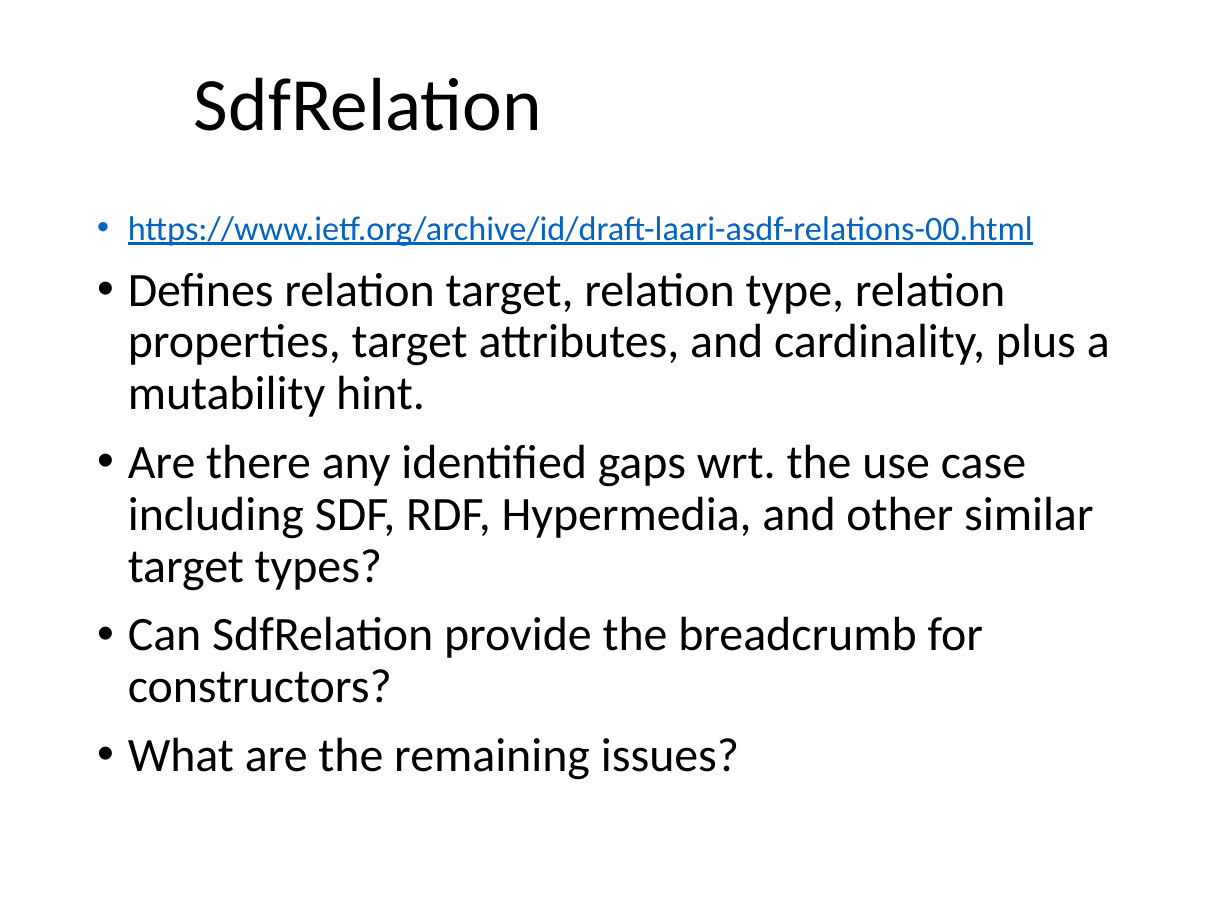
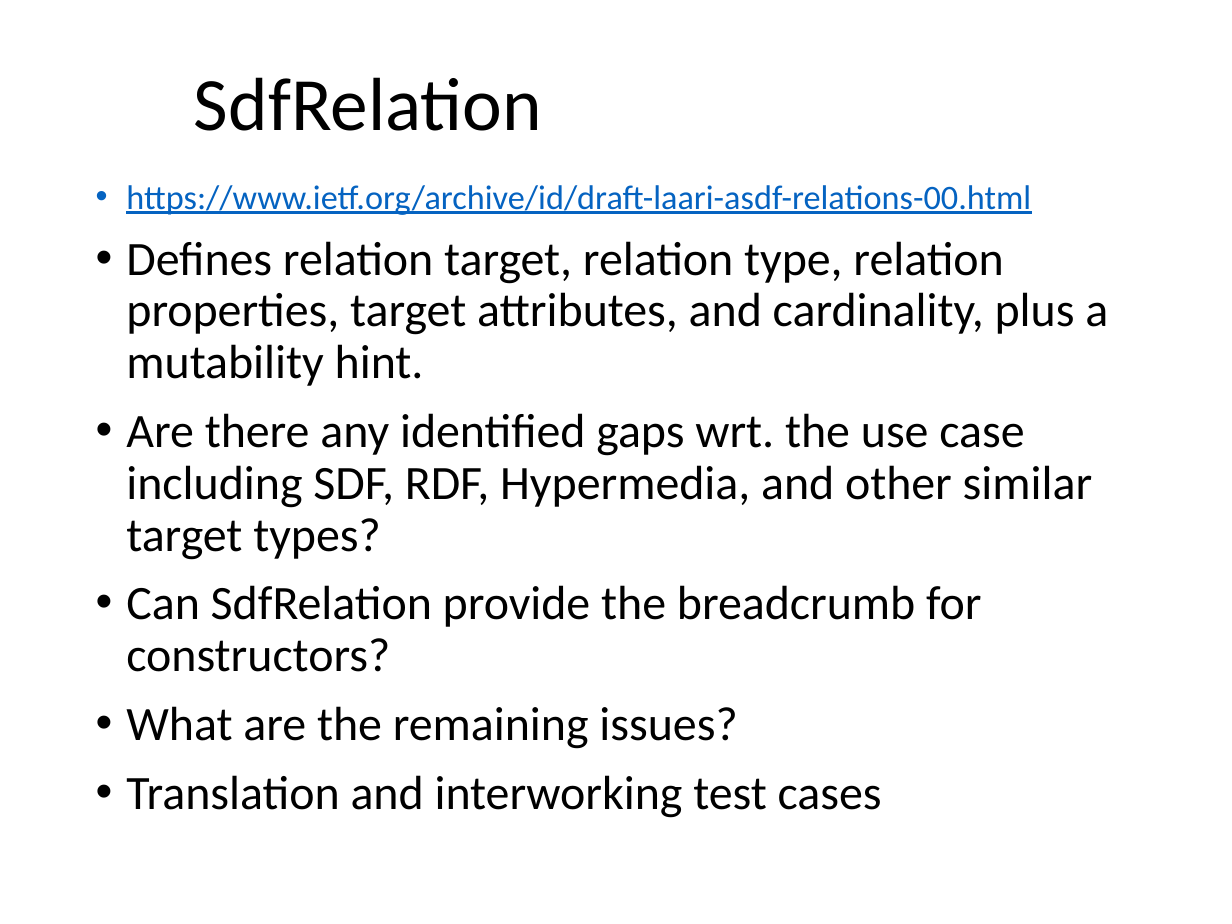
Before and after one commit to one-data-model/onedm-admin, a slide deck: slide 4 of Agenda Materials/onedm-agenda-2022-11-28.pptx. Drawn at 1232x924 pixels with LibreOffice and Linux fonts; fonts in the diff are those of the drawing; background and template pictures are left out. Boxes give left, top, right and bottom in pixels: in the first picture for what was removed or moved away, otherwise in the second. Text is boxed around its words. In the diff, an @@ line names an element or a change of style, - is before the commit and + after.

```diff
--- a/Agenda Materials/onedm-agenda-2022-11-28.pptx
+++ b/Agenda Materials/onedm-agenda-2022-11-28.pptx
@@ text "https://www.ietf.org/archive/id/draft-laari-asdf-relations-0 ..." moved from (x1=128, y1=216, x2=1110, y2=780) to (x1=126, y1=185, x2=1108, y2=818) @@
@@ text at (x1=126, y1=775, x2=882, y2=818): paragraph added @@
+• Translation and interworking test cases
```
Also in this commit, not shown: 3 other slides changed, 1 slide added.
